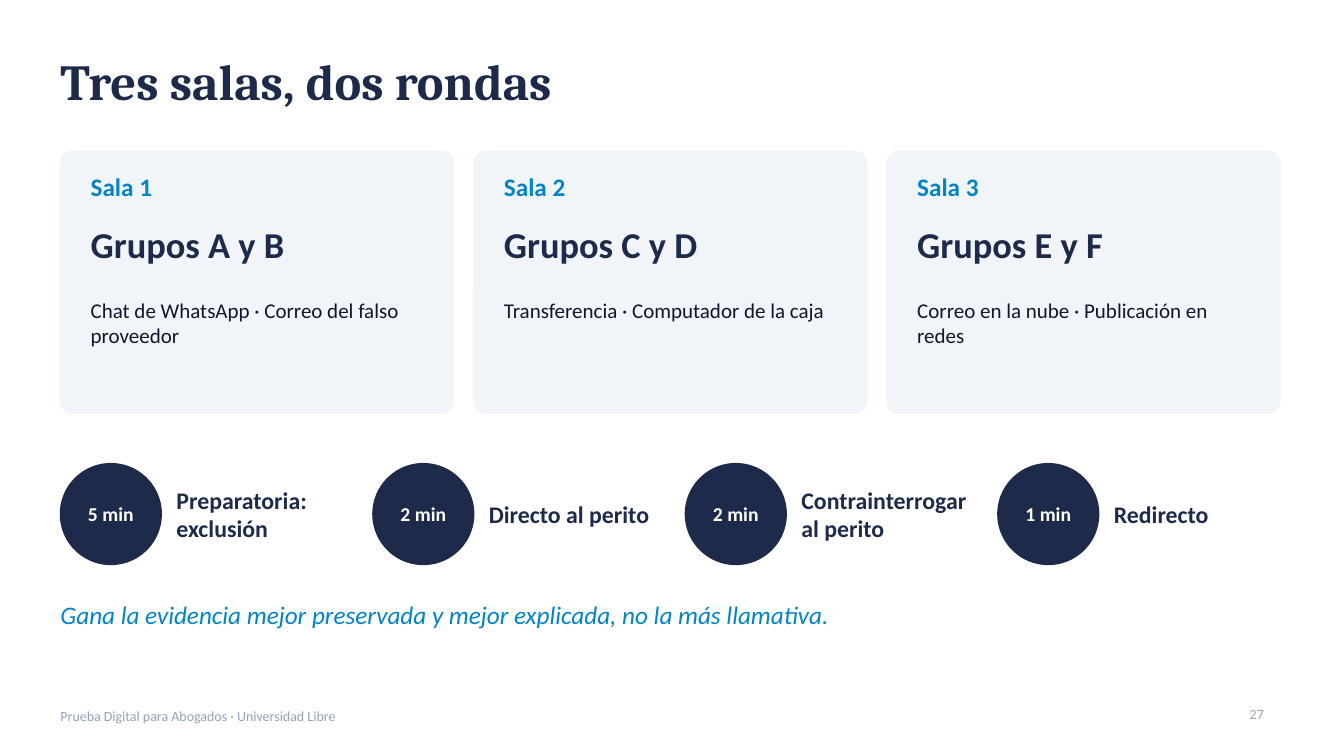
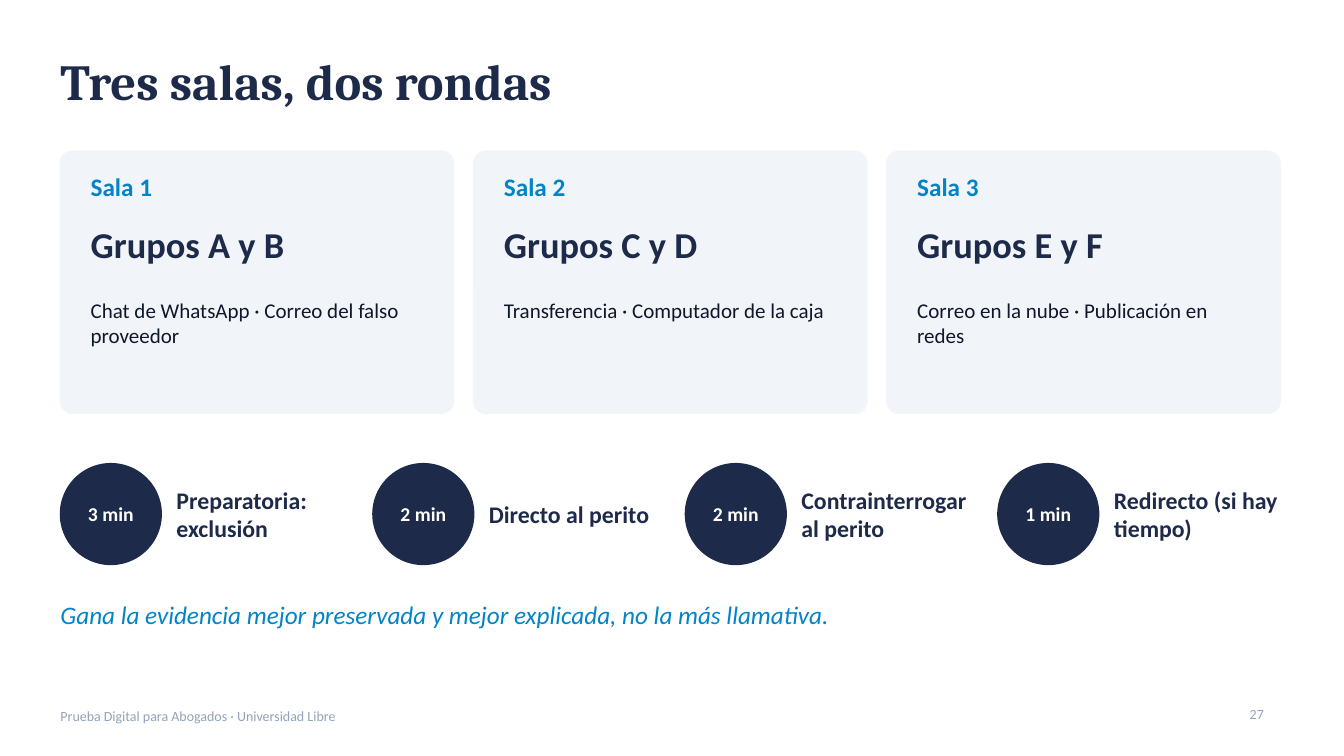
Before and after one commit to CertAcademico/cert-academico-by-redciber-org, a slide deck: slide 27 of materiales/prueba-digital/presentacion-prueba-digital-unilibre.pptx. Drawn at 1344x756 pixels with LibreOffice and Linux fonts; fonts in the diff are those of the drawing. Boxes give left, top, right and bottom in pixels: in the first picture for what was removed or moved away, otherwise in the second. Text is boxed around its words. In the diff, an @@ line names an element or a change of style, - is before the commit and + after.

```diff
--- a/materiales/prueba-digital/presentacion-prueba-digital-unilibre.pptx
+++ b/materiales/prueba-digital/presentacion-prueba-digital-unilibre.pptx
@@ text at [88,507,133,521]: text changed @@
-5 min
+3 min
@@ text at [1114,491,1277,541]: text changed @@
-Redirecto
+Redirecto (si hay tiempo)
```
Also in this commit, not shown: 5 other slides changed, 1 other file.
